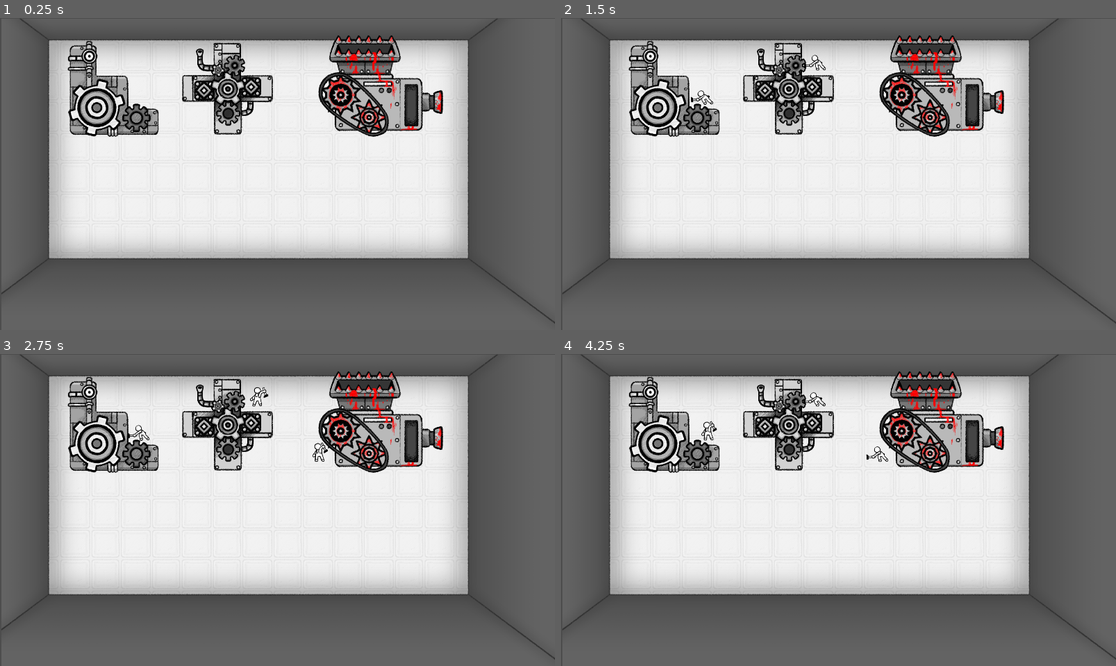
Above: before the commit, frames 1-4 (two rows, left to right).
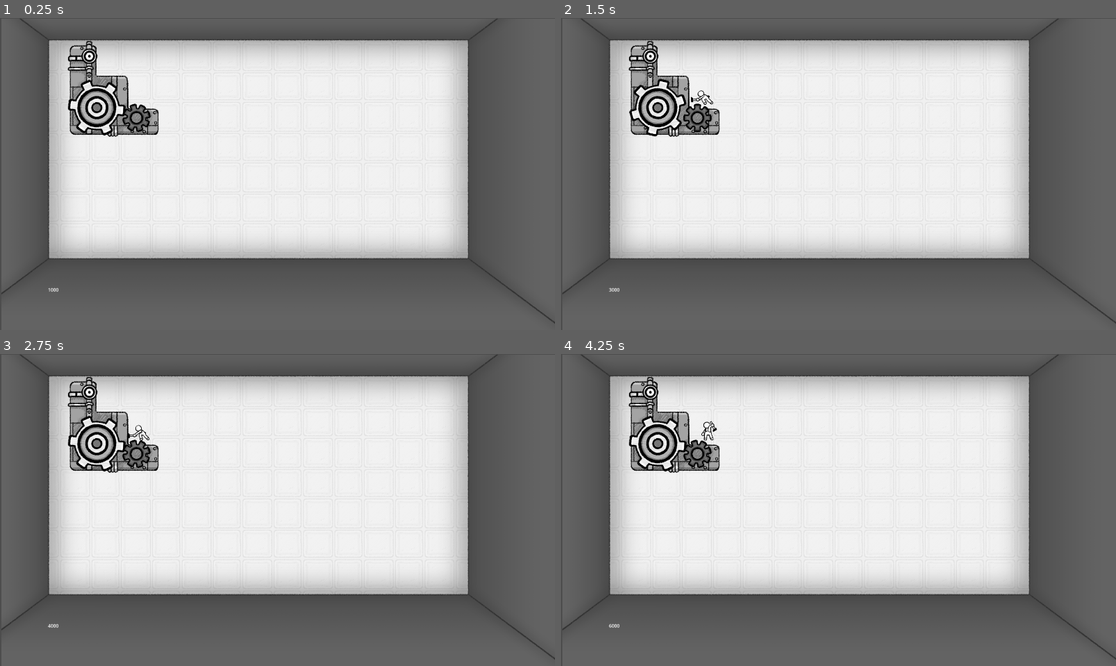
Above: after the commit, the same moments.

Repository: Aeropulu/LaHordeJam
Game: Godot game, scene res://scenes/usine.tscn
Two runs of this game, one before a commit and one after it. Both use one fixed random seed, a clock stepped at 60 frames per second and the inputs below.
Inputs (mouse positions are in pixels of both pictures, inside the frame that each line leads up to):
- Up to frame 1 (0.25 s): no input
- Up to frame 2 (1.5 s): tap Enter (ui_accept) at 0.5, 0.77 s; move the mouse to (672, 89) at 0.52 s; press the mouse at (672, 89) at 0.53 s; hold Right (ui_right) from 0.53 s (still down); move the mouse to (788, 89) at 1.27 s; release the mouse at (788, 89) at 1.28 s; click (788, 89) at 1.35 s
- Up to frame 3 (2.75 s): tap Enter (ui_accept) at 1.52 s; move the mouse to (382, 422) at 2.02 s; release Right (ui_right) at 2.03 s; press the mouse at (382, 422) at 2.03 s; hold Left (ui_left) from 2.03 s (still down)
- Up to frame 4 (4.25 s): move the mouse to (810, 572) at 2.77 s; release Left (ui_left) at 2.78 s; release the mouse at (810, 572) at 2.78 s; hold Right (ui_right) from 2.78 s (still down); click (810, 572) at 2.85 s; tap Enter (ui_accept) at 3.02, 3.77 s; move the mouse to (1005, 556) at 3.52 s; press the mouse at (1005, 556) at 3.53 s

The runs differ from the first frame. In frame 1, 8.0% of the frame differs, in the area x 8-80%, y 5-88%; in frame 2, 7.2%; in frame 3, 8.1%; in frame 4, 8.1%.

Commit message:
added node profit

Diff:
--- /dev/null
+++ b/scenes/Profit.gd
@@ -0,0 +1,28 @@
+extends Node2D
+
+var global_profit = 1000
+
+
+func generate_profit(profit):
+	#VFX
+
+
+	#SFX
+	$profitSFX.play()
+
+	#GLOBAl SCORE
+	global_profit += profit
+	$profitLabel.text = str(global_profit)
+
+# Called when the node enters the scene tree for the first time.
+func _ready():
+	$profitLabel.text = str(global_profit)
+
+func _unhandled_input(event):
+	if event is InputEventMouseButton and event.pressed:
+		generate_profit(1000)
+
+
+# Called every frame. 'delta' is the elapsed time since the previous frame.
+func _process(delta):
+	pass
--- a/scenes/machine.tscn
+++ b/scenes/machine.tscn
@@ -43,6 +43,7 @@
 
 [node name="AnimatedSprite2D" type="AnimatedSprite2D" parent="."]
 sprite_frames = SubResource("SpriteFrames_tycfr")
+autoplay = "default"
 
 [node name="Slots" type="Node2D" parent="."]
 unique_name_in_owner = true
--- a/scenes/usine.tscn
+++ b/scenes/usine.tscn
@@ -20,6 +20,8 @@
 [ext_resource type="Script" path="res://scenes/TextureProgressBar.gd" id="19_w50jk"]
 [ext_resource type="PackedScene" uid="uid://dlqjic7y2rfkq" path="res://scenes/vfx/text_effect.tscn" id="20_8gw2c"]
 [ext_resource type="Texture2D" uid="uid://bxpuql1i1j6n3" path="res://assets/sprites/usine/usine_layout.png" id="23_8vdtw"]
+[ext_resource type="Script" path="res://scenes/Profit.gd" id="24_vxwht"]
+[ext_resource type="AudioStream" uid="uid://dngqbom8v6ejb" path="res://assets/sfx/profit.wav" id="25_elqy2"]
 [ext_resource type="PackedScene" uid="uid://bdfy2r4dblv5p" path="res://scenes/machine.tscn" id="25_t0uso"]
 [ext_resource type="PackedScene" uid="uid://b8n0jndurkhb1" path="res://scenes/machineA.tscn" id="26_uqcj8"]
 [ext_resource type="PackedScene" uid="uid://el5tjscnme0r" path="res://scenes/broyeuse.tscn" id="27_uthxa"]
@@ -134,10 +136,12 @@
 position = Vector2(1084, -846)
 
 [node name="Machine2" parent="." instance=ExtResource("26_uqcj8")]
+visible = false
 position = Vector2(1479, -846)
 machine_type = 1
 
 [node name="Machine3" parent="." instance=ExtResource("27_uthxa")]
+visible = false
 position = Vector2(2009, -856)
 machine_type = 2
 
@@ -146,6 +150,17 @@
 position = Vector2(1657, -548)
 texture = ExtResource("23_8vdtw")
 
+[node name="Profit" type="Node2D" parent="."]
+position = Vector2(858, -162)
+script = ExtResource("24_vxwht")
+
+[node name="profitSFX" type="AudioStreamPlayer2D" parent="Profit"]
+stream = ExtResource("25_elqy2")
+
+[node name="profitLabel" type="RichTextLabel" parent="Profit"]
+offset_right = 40.0
+offset_bottom = 40.0
+
 [connection signal="input_event" from="MachineA" to="MachineA" method="_on_input_event"]
 [connection signal="input_event" from="MachineB" to="MachineB" method="_on_input_event"]
 [connection signal="timeout" from="MachineB/TextureProgressBar/Timer" to="MachineB/TextureProgressBar" method="_on_timer_timeout"]
Not shown, added: assets/sfx/profit.wav.import
Not shown: 1 places in scenes/usine.tscn that only renumber resources
Not shown, added: assets/sfx/profit.wav
